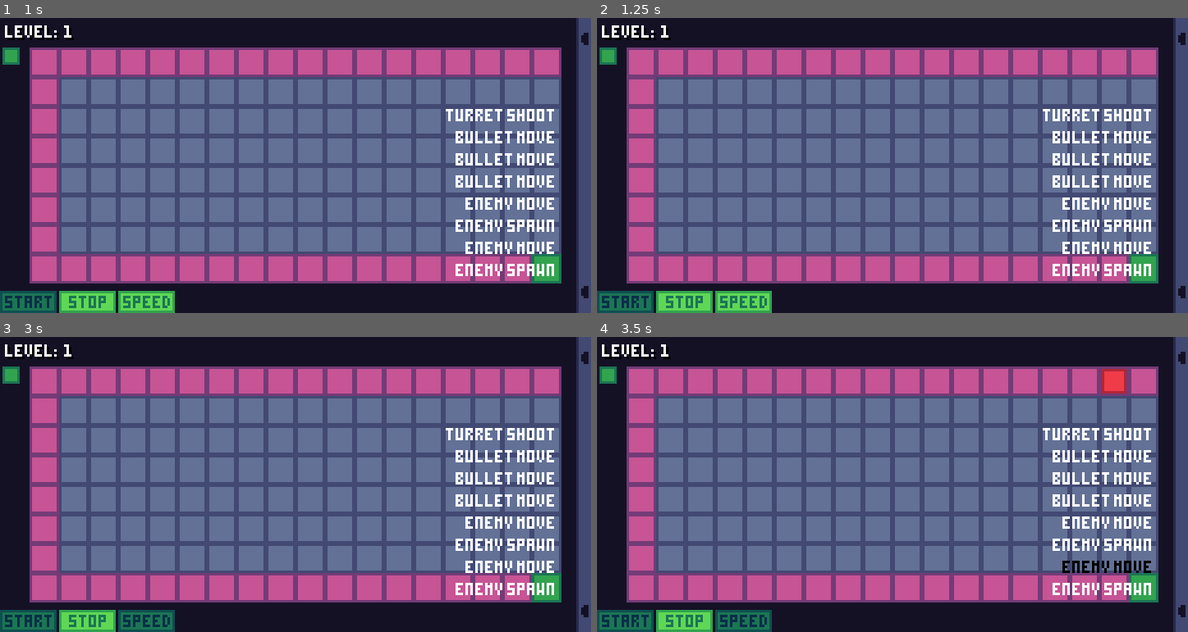
Above: before the commit, frames 1-4 (two rows, left to right).
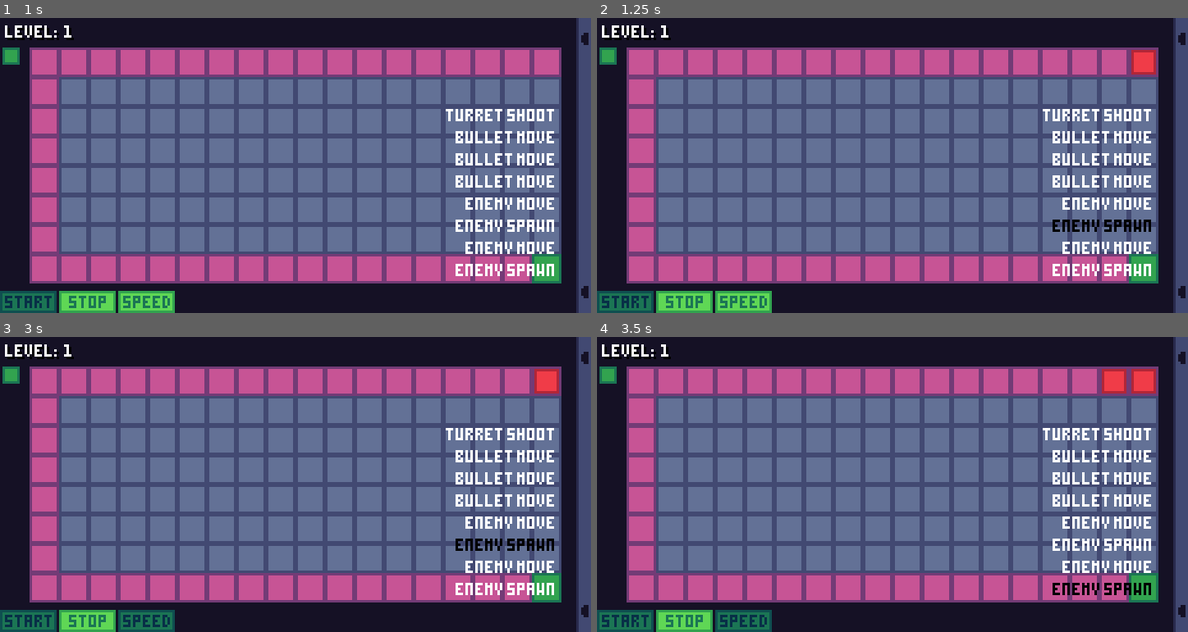
Above: after the commit, the same moments.

Repository: mariothedog/brackeys-game-jam
Game: Godot game, scene res://main/main.tscn
The game is run twice, just before and just after one commit, with the same random seed, the same clock (stepped at 60 frames per second) and the same inputs.
Inputs (mouse positions are in pixels of both pictures, inside the frame that each line leads up to):
- Up to frame 1 (1 s): click (29, 301) at 0.5 s
- Up to frame 2 (1.25 s): no input
- Up to frame 3 (3 s): click (88, 620) at 1.25 s; click (29, 620) at 2 s; click (147, 620) at 2.75 s
- Up to frame 4 (3.5 s): no input

Frame 1 is identical in both runs. In frame 2, 0.7% of the frame differs, in the area x 77-95%, y 10-73%; in frame 3, 0.7%; in frame 4, 1.0%, in the area x 77-95%, y 10-88%.

Commit message:
Make the turret shoot animation start before the turret shoot step

Diff:
--- a/src/main/main.gd
+++ b/src/main/main.gd
@@ -16,7 +16,6 @@
 var _num_enemies_dead := 0 setget _set_num_enemies_dead
 var _step_index := 0
 var _turn_num := 0
-var _last_turret: Turret
 var _last_step_start_time: int
 
 onready var level: Level = $Level
@@ -62,16 +61,16 @@
 		CONNECT_DEFERRED + CONNECT_ONESHOT
 	)
 	Global.is_running = true
-	step_delay_timer.start()
+	if _is_valid_step_turret_shoot(_step_index):
+		turrets.charge_up_guns()
+	_last_step_start_time = OS.get_ticks_msec()
+	_start_step_delay()
 
 
 func _stop() -> void:
 	step_delay_timer.stop()
 	level.stop()
-	turrets.stop_turret_shooting_anims()
-	if _last_turret:
-#		Util.disconnect_safe(_last_turret, "shot", bullets, "move_bullets")
-		Util.disconnect_safe(_last_turret, "shot", self, "_move_bullets_step")
+	turrets.stop_charge_up_anim_anims()
 	Util.queue_free_children(enemies)
 	Util.queue_free_children(bullets)
 	for turret in placed_turrets.get_children():
@@ -148,12 +147,11 @@
 	self._num_enemies_dead += 1
 
 
-func _get_valid_step() -> int:
-	var step: int
+func _get_valid_step_index(step_index: int, should_simulate: bool) -> int:
 	var is_valid := false
 	while not is_valid:
-		_step_index %= _level_data.steps.size()
-		step = _level_data.steps[_step_index]
+		step_index %= _level_data.steps.size()
+		var step: int = _level_data.steps[step_index]
 		match step:
 			Constants.StepTypes.TURRET_SHOOT:
 				is_valid = placed_turrets.get_child_count() > 0
@@ -162,14 +160,24 @@
 			Constants.StepTypes.ENEMY_SPAWN:
 				if _num_enemies_spawned_in_group == _level_data.enemy_group_size:
 					is_valid = false
-					_num_enemies_spawned_in_group = 0
+					if not should_simulate:
+						_num_enemies_spawned_in_group = 0  # Remove?
 				else:
 					is_valid = _num_enemies_left > 0 and enemies.paths
 			Constants.StepTypes.ENEMY_MOVE:
 				is_valid = enemies.get_child_count() > 0
 		if not is_valid:
-			_step_index += 1
-	return step
+			step_index += 1
+	return step_index
+
+
+func _get_next_valid_step_index(step_index: int, should_simulate: bool) -> int:
+	return _get_valid_step_index(step_index + 1, should_simulate)
+
+
+func _is_valid_step_turret_shoot(step_index: int) -> bool:
+	var next_step_index := _get_valid_step_index(step_index, true)
+	return _level_data.steps[next_step_index] == Constants.StepTypes.TURRET_SHOOT
 
 
 func _get_num_step() -> int:
@@ -177,7 +185,7 @@
 	var num := 1
 	var is_consecutive := true
 	while is_consecutive:
-		var next_step_index := _get_next_step_index()
+		var next_step_index := _get_next_valid_step_index(_step_index, true)
 		var next_step: int = _level_data.steps[next_step_index]
 		is_consecutive = next_step == step
 		if is_consecutive:
@@ -188,27 +196,22 @@
 
 func _start_step() -> void:
 	_last_step_start_time = OS.get_ticks_msec()
-	var step := _get_valid_step()
+	_step_index = _get_valid_step_index(_step_index, false)
+	var step: int = _level_data.steps[_step_index]
 	hud.highlight_step_labels(_step_index)
 	match step:
 		Constants.StepTypes.TURRET_SHOOT:
 			# If there are bullet move turns after this one they should all
 			# be executed in one turn
 			turrets.shoot_turrets(bullets, level.cell_size)
-			var next_step_index := _get_next_step_index()
+			var next_step_index := _get_next_valid_step_index(_step_index, false)
 			var next_step: int = _level_data.steps[next_step_index]
 			if next_step == Constants.StepTypes.BULLET_MOVE:
 				_step_index = next_step_index
 				var num := _get_num_step()
-				# The bullets should only move after *all* the bullets
-				# have been shot
-				# To ensure that all the bullets have been shot, only the last
-				# turret (i.e. the one that shoots last) has its shot signal
-				# connected to bullets.move_bullets
-# warning-ignore:return_value_discarded
-				_last_turret.connect(
-					"shot", self, "_move_bullets_step", [num], CONNECT_ONESHOT
-				)
+				_move_bullets_step(num)
+			else:
+				_start_step_delay()
 		Constants.StepTypes.BULLET_MOVE:
 			var num := _get_num_step()
 			_move_bullets_step(num)
@@ -223,18 +226,10 @@
 			var last_enemy := enemies.get_child(num_enemies - 1)
 # warning-ignore:return_value_discarded
 			last_enemy.connect("stopped_moving", self, "_start_step_delay", [], CONNECT_ONESHOT)
-	_step_index = _get_next_step_index()
+	_step_index += 1
 	_turn_num += 1
-
-
-func _get_next_step_index() -> int:
-	return (_step_index + 1) % _level_data.steps.size()
-
-
-func _on_Turrets_placed(_turret: Turret) -> void:
-	var num_turrets := placed_turrets.get_child_count()
-	var last_turret := placed_turrets.get_child(num_turrets - 1)
-	_last_turret = last_turret
+	if _is_valid_step_turret_shoot(_step_index):
+		turrets.charge_up_guns()
 
 
 func _move_bullets_step(bullet_move_tile_num: int) -> void:
--- a/src/main/main.tscn
+++ b/src/main/main.tscn
@@ -62,5 +62,4 @@
 one_shot = true
 [connection signal="enemy_exploded" from="Level/Enemies" to="." method="_on_Enemies_enemy_exploded"]
 [connection signal="enemy_reached_end_of_path" from="Level/Enemies" to="." method="_on_Enemies_enemy_reached_end_of_path"]
-[connection signal="placed" from="Turrets" to="." method="_on_Turrets_placed"]
 [connection signal="timeout" from="StepDelay" to="." method="_on_StepDelay_timeout"]
--- a/src/turrets/turret.gd
+++ b/src/turrets/turret.gd
@@ -2,7 +2,6 @@
 extends Area2D
 
 signal mouse_down
-signal shot
 
 const SIGHT_LINE_SCENE := preload("res://turrets/sight_line/sight_line.tscn")
 const BULLET_SCENE := preload("res://projectiles/bullet/bullet.tscn")
@@ -77,13 +76,7 @@
 func shoot(bullets_node: Node, tile_size: Vector2) -> void:
 	_bullets_node = bullets_node
 	_tile_size = tile_size
-	if anim_player.is_playing():
-		push_warning("Attempted to shoot but the shoot animation was already playing")
-	anim_player.playback_speed = Global.step_speed
-	anim_player.play("shoot")
-
-
-func _shoot_without_animation() -> void:
+	gun.frame_coords.y = 0
 	for i in level:
 		var shoot_pos := barrel.position.rotated(_target_rotation).rotated(GUN_ROTATIONS[i])
 		var dir := Util.sign_vec2(shoot_pos, SHOOT_POS_SIGN_DIRECTION_THRESHOLD)
@@ -93,10 +86,16 @@
 		bullet.rotation = dir.angle()
 		bullet.friendly_turrets.append(self)
 		_bullets_node.add_child(bullet)
-	emit_signal("shot")
 
 
-func stop_shooting_anim() -> void:
+func charge_up_gun() -> void:
+	if anim_player.is_playing():
+		push_warning("Attempted to start the charge up gun animation but it was already playing")
+	anim_player.playback_speed = Global.step_speed
+	anim_player.play("charge_gun")
+
+
+func stop_charge_up_anim() -> void:
 	anim_player.stop()
 	gun.frame_coords.y = 0
 
--- a/src/turrets/turret.tscn
+++ b/src/turrets/turret.tscn
@@ -11,8 +11,8 @@
 radius = 3.0
 
 [sub_resource type="Animation" id=3]
-resource_name = "shoot"
-length = 0.3
+resource_name = "charge_gun"
+length = 0.15
 step = 0.05
 tracks/0/type = "value"
 tracks/0/path = NodePath("Gun:frame_coords:y")
@@ -21,24 +21,10 @@
 tracks/0/imported = false
 tracks/0/enabled = true
 tracks/0/keys = {
-"times": PoolRealArray( 0, 0.1, 0.15, 0.3 ),
-"transitions": PoolRealArray( 1, 1, 1, 1 ),
+"times": PoolRealArray( 0, 0.1, 0.15 ),
+"transitions": PoolRealArray( 1, 1, 1 ),
 "update": 1,
-"values": [ 0.0, 1.0, 2.0, 0.0 ]
-}
-tracks/1/type = "method"
-tracks/1/path = NodePath(".")
-tracks/1/interp = 1
-tracks/1/loop_wrap = true
-tracks/1/imported = false
-tracks/1/enabled = true
-tracks/1/keys = {
-"times": PoolRealArray( 0.3 ),
-"transitions": PoolRealArray( 1 ),
-"values": [ {
-"args": [  ],
-"method": "_shoot_without_animation"
-} ]
+"values": [ 0.0, 1.0, 2.0 ]
 }
 
 [node name="Turret" type="Area2D"]
@@ -74,5 +60,5 @@
 shape = SubResource( 2 )
 
 [node name="AnimationPlayer" type="AnimationPlayer" parent="."]
-anims/shoot = SubResource( 3 )
+anims/charge_gun = SubResource( 3 )
 [connection signal="input_event" from="." to="." method="_on_Turret_input_event"]
--- a/src/turrets/turrets.gd
+++ b/src/turrets/turrets.gd
@@ -1,7 +1,5 @@
 class_name Turrets
 extends Node2D
-
-signal placed(turret)
 
 const TURRET_SCENE := preload("res://turrets/turret.tscn")
 
@@ -62,9 +60,14 @@
 			turret.shoot(bullets_node, tile_size)
 
 
-func stop_turret_shooting_anims() -> void:
+func charge_up_guns() -> void:
 	for turret in placed_turrets.get_children():
-		turret.stop_shooting_anim()
+		turret.charge_up_gun()
+
+
+func stop_charge_up_anim_anims() -> void:
+	for turret in placed_turrets.get_children():
+		turret.stop_charge_up_anim()
 
 
 func _get_snapped_angle_to(pos: Vector2) -> float:
@@ -104,7 +107,6 @@
 	turret.enable()
 	Global.is_aiming = true
 	_update_overlapping_turrets(turret.position)
-	emit_signal("placed", turret)
 
 
 func _can_place_at_tile(tile_pos: Vector2) -> bool:
